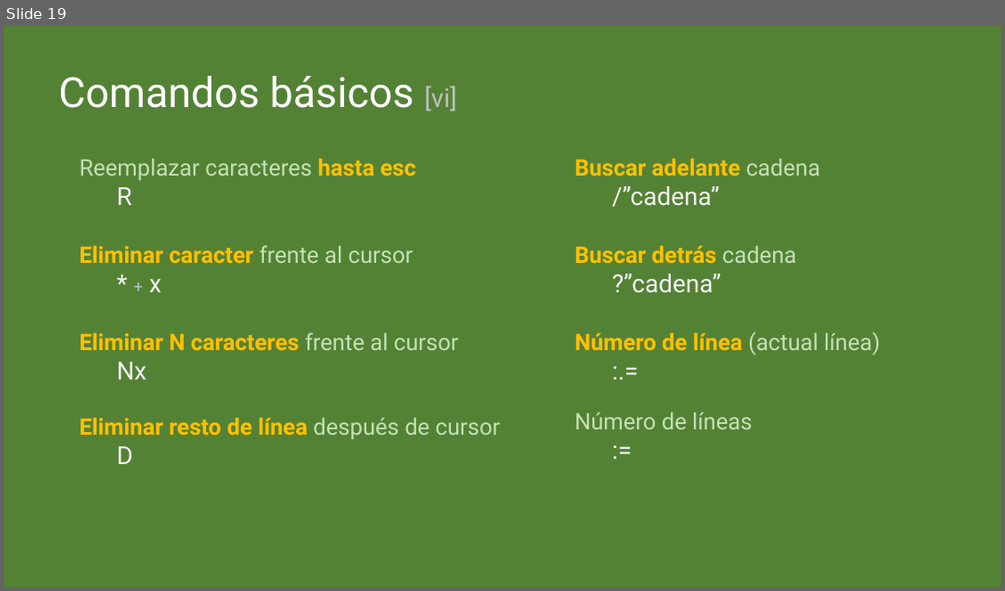
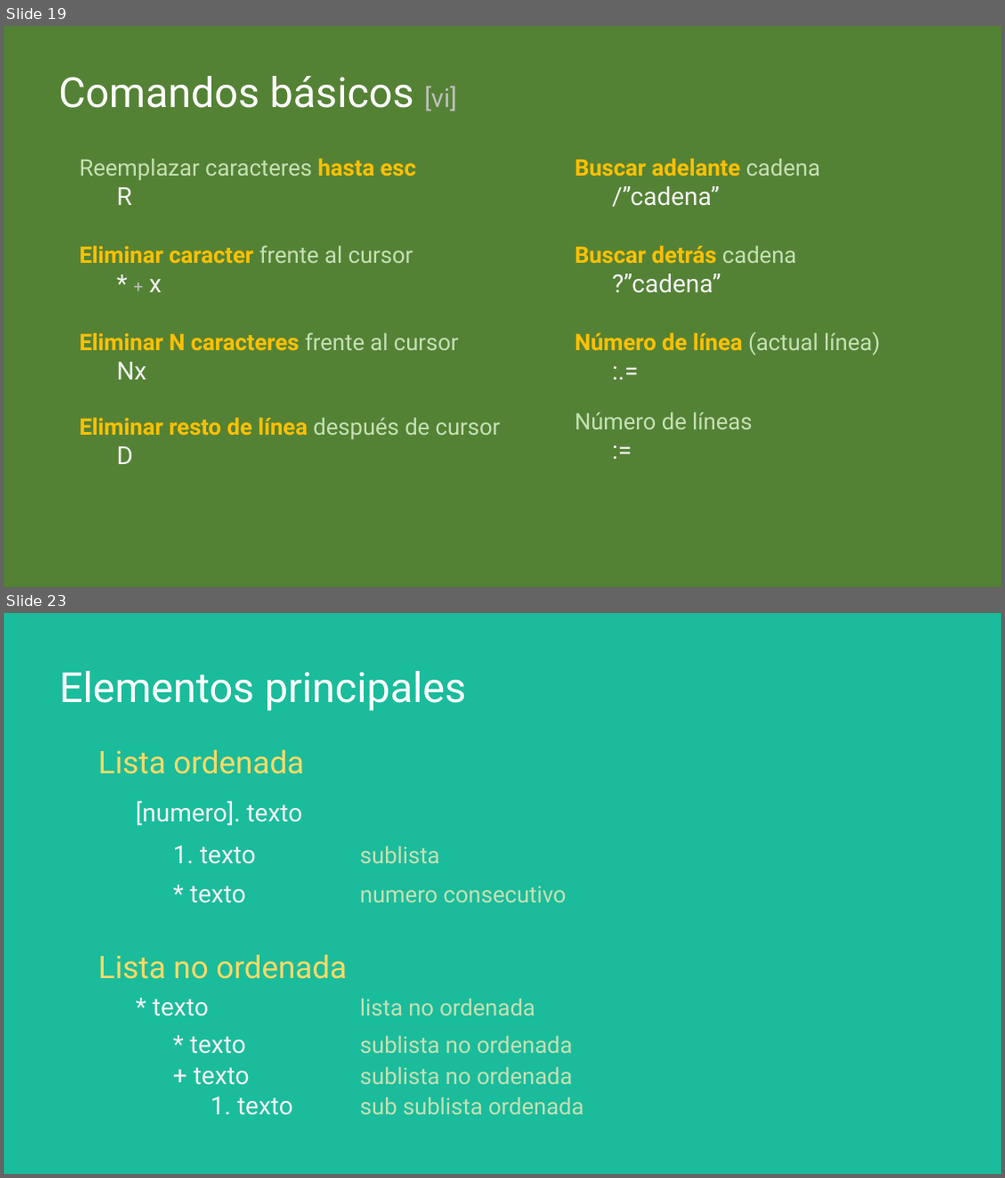
Before and after one commit to cimadev/PlaticasTalleres, a slide deck: 2017/dec_7_Git_GitHub_WorkShop/DGO.pptx. Shown one above the other, each under a label of ours: slide 19 before the commit, slides 19 and 23 after it; the slides between them are not shown. The pictures are 1005x591 and 1005x1178 pixels, drawn with LibreOffice and Linux fonts; fonts in the diff are those of the drawing. Boxes give left, top, right and bottom in pixels: in the first picture for what was removed or moved away, otherwise in the second. Text is boxed around its words. In the diff, an @@ line names an element or a change of style, - is before the commit and + after.

```diff
--- a/2017/dec_7_Git_GitHub_WorkShop/DGO.pptx
+++ b/2017/dec_7_Git_GitHub_WorkShop/DGO.pptx
@@ slide 23 added at [4,613,1001,1174], background #1ABC9C @@
@@ text added at [59,671,466,711], 40 pt, text #FFFFFF @@
+Elementos principales
@@ text added at [98,749,584,1114], 22 pt, text #C5E0B4 @@
+Lista ordenada
+[numero]. texto
+1. texto sublista
+* texto numero consecutivo
+Lista no ordenada
+* texto lista no ordenada
+* texto sublista no ordenada
++ texto sublista no ordenada
+1. texto sub sublista ordenada
```
Also in this commit, not shown: 1 slide changed, 6 other slides added, 1 slide removed.
